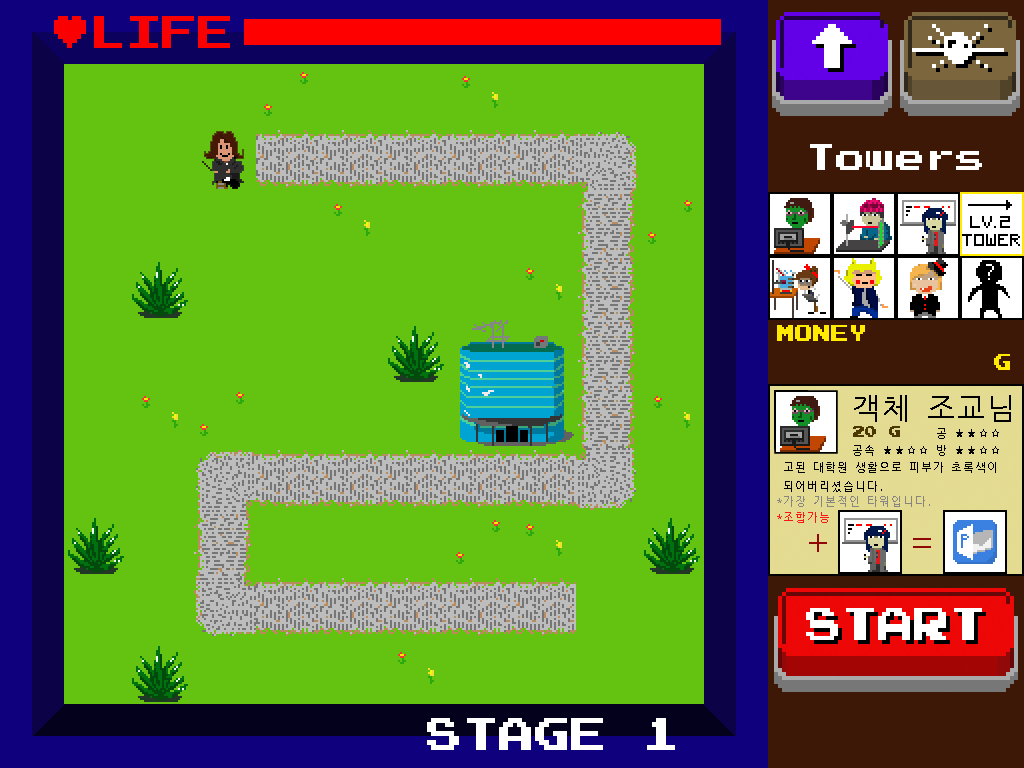
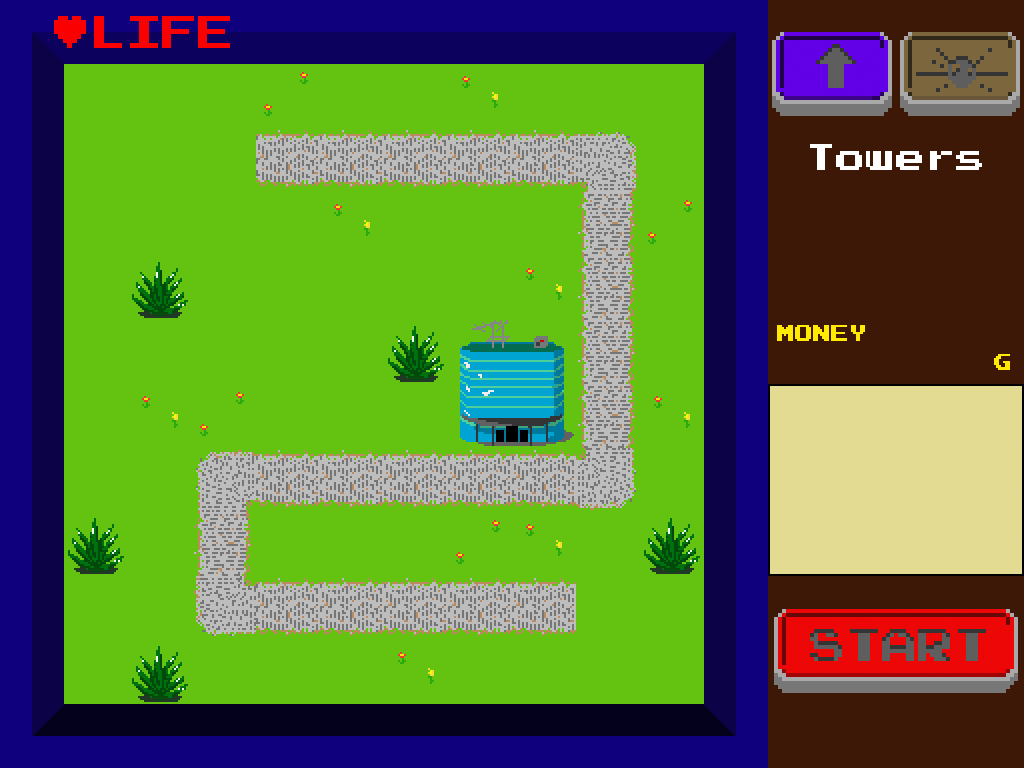
Two versions of the same layered image (1024px x 768px). Layer-by-layer changes:
hid "STAGE 1" over 427, 718, 675, 750
hid "사각형 3" over 244, 19, 721, 45
hid "Random" over 960, 256, 1024, 320
hid "레이어 2" over 960, 192, 1024, 256
hid "IME" over 896, 256, 960, 320
hid "Electric" over 832, 256, 896, 320
hid "Chem" over 768, 256, 832, 320
hid "SMP" over 896, 192, 960, 256
hid "Mechanical" over 832, 192, 896, 256
added layer "레이어 5" above "레이어 4" over 904, 32, 1016, 100
added layer "레이어 4" above "레이어 3" over 776, 32, 888, 96
added layer "레이어 3" above "Assistant" over 774, 609, 1018, 693
hid "Assistant", moved it above "ToolTip" over 768, 192, 832, 256
hid "ToolTip" over 774, 390, 1011, 574
renamed "사각형 2" to "ToolTip 사본", moved it above "Gray", painted on it over 774, 390, 1011, 574
hid "Gray" over 904, 12, 1016, 100
hid "Professor" over 202, 131, 244, 189
hid "Purpel" over 776, 12, 888, 96
hid "Red" over 774, 588, 1018, 689
